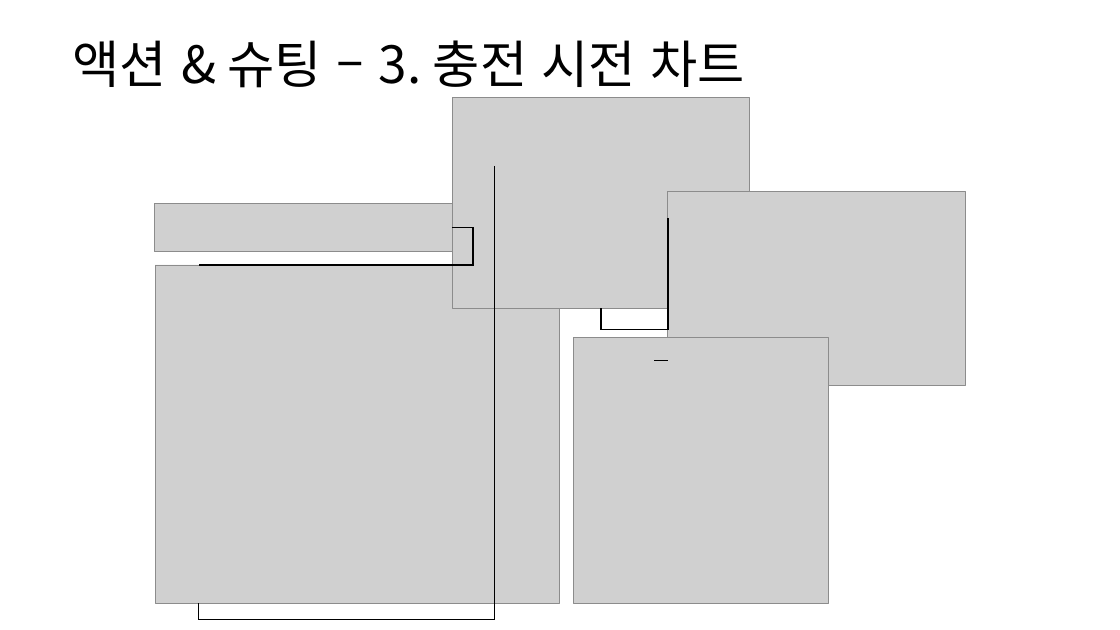
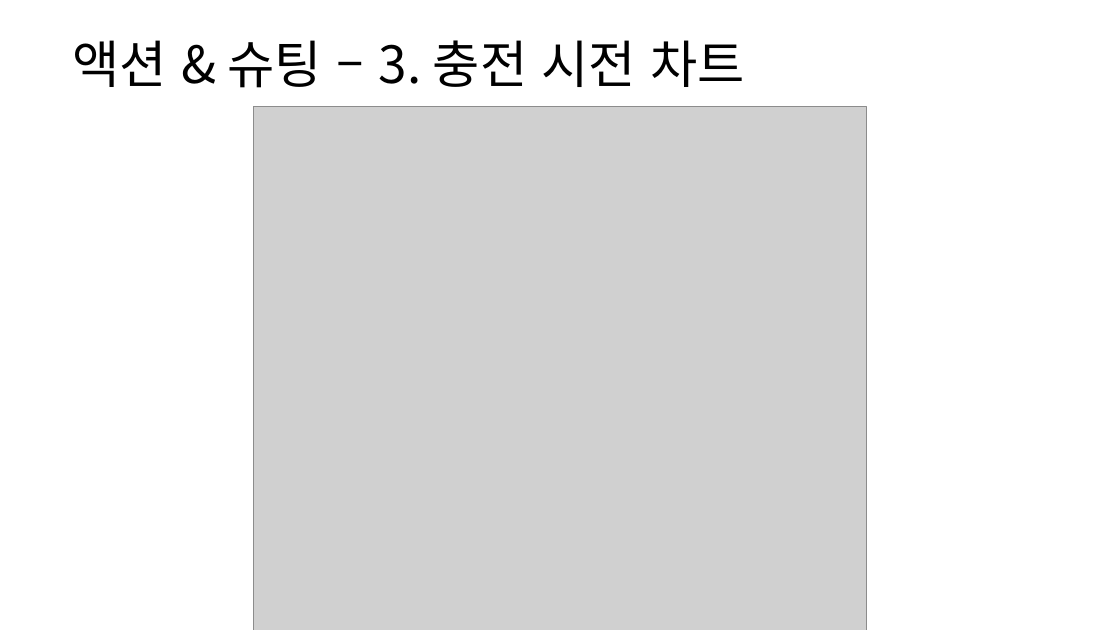
Before and after one commit to yjk0401/unityenginebasic_9th, a slide deck: slide 47 of 기획/방랑엽사전/스킬 시스템 기획서.pptx (slide 48 before the commit). Drawn at 1120x630 pixels with LibreOffice and Linux fonts; fonts in the diff are those of the drawing; grey boxes stand for pictures. Boxes give left, top, right and bottom in pixels: in the first picture for what was removed or moved away, otherwise in the second. Text is boxed around its words. In the diff, an @@ line names an element or a change of style, - is before the commit and + after.

```diff
--- a/기획/방랑엽사전/스킬 시스템 기획서.pptx
+++ b/기획/방랑엽사전/스킬 시스템 기획서.pptx
@@ picture added at bbox=[254, 107, 867, 630] @@
@@ group removed at bbox=[155, 98, 966, 620]: 5 pictures, 4 elbow lines @@
```
Also in this commit, not shown: 5 other slides changed, 5 slides removed, 2 other files.
